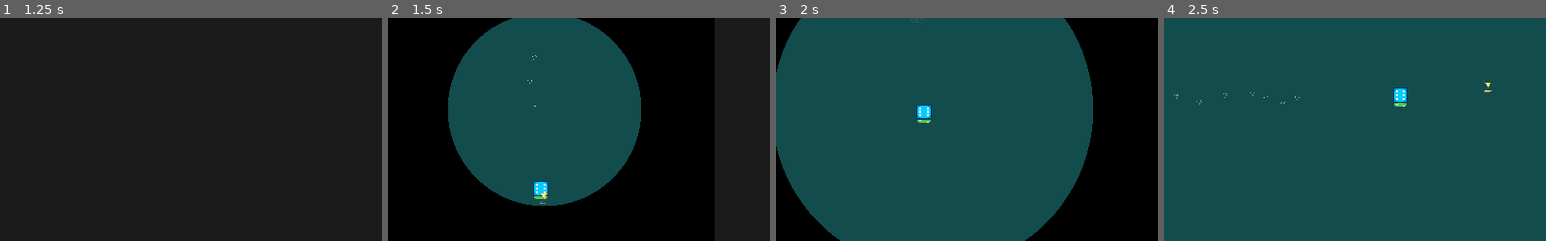
Above: before the commit, frames 1-4 (left to right).
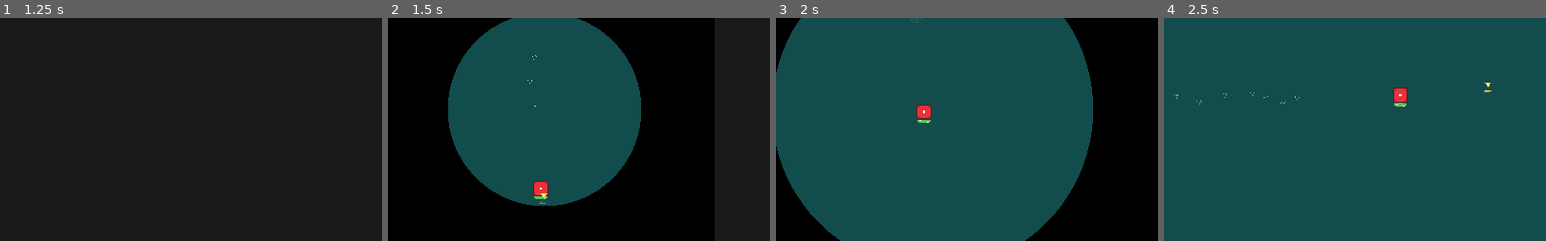
Above: after the commit, the same moments.

Repository: andrebariani/gmtk2022
Game: Godot game, scene res://src/ui/menu/MainMenu.tscn
Same seed, same stepped clock (60 frames per second), same inputs: the game is played once before the commit and once after it. The engine's default icon, where the game draws it, is replaced by a stand-in: a white triangle on a blue panel in a dark square.
Inputs (mouse positions are % of the whole screen's width and height, from its top left):
- Up to frame 1 (1.25 s): click "Play" at 0.5 s
- Up to frame 2 (1.5 s): click "Play" at 1.25 s
- Up to frame 3 (2 s): no input
- Up to frame 4 (2.5 s): tap Enter (ui_accept) at 2, 2.27 s; move the mouse to (72, 45) at 2.02 s; hold D (move_right) from 2.03 s (still down); click (72, 45) at 2.1 s
The pictures show only the part of the screen within x 30-80%, y 29-79%; the shares and areas given below are measured in that part.

Frame 1 is identical in both runs. In frame 2, 0.3% of the frame differs, in the area x 38-42%, y 73-80%; in frame 3, 0.3%, in the area x 36-41%, y 38-46%; in frame 4, 0.3%.

Commit message:
asset do carpet, estado inicial do dado arrumado

Diff:
--- a/src/entities/player/animation/DiceAnimation.tscn
+++ b/src/entities/player/animation/DiceAnimation.tscn
@@ -813,7 +813,6 @@
 
 [node name="DiceAnimation" type="Node2D"]
 script = ExtResource( 5 )
-top_num = 6
 
 [node name="NextFaceAnimation" type="Node2D" parent="."]
 visible = false
Binary file added: assets/bg/bg_carpet.png
